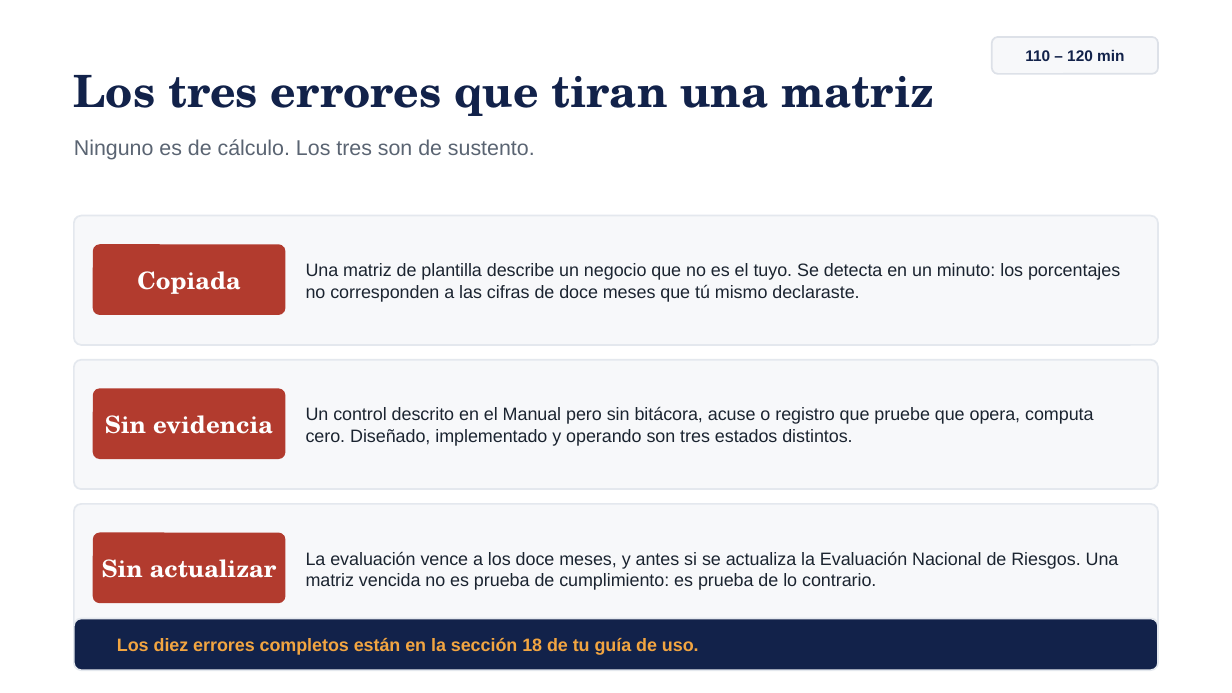
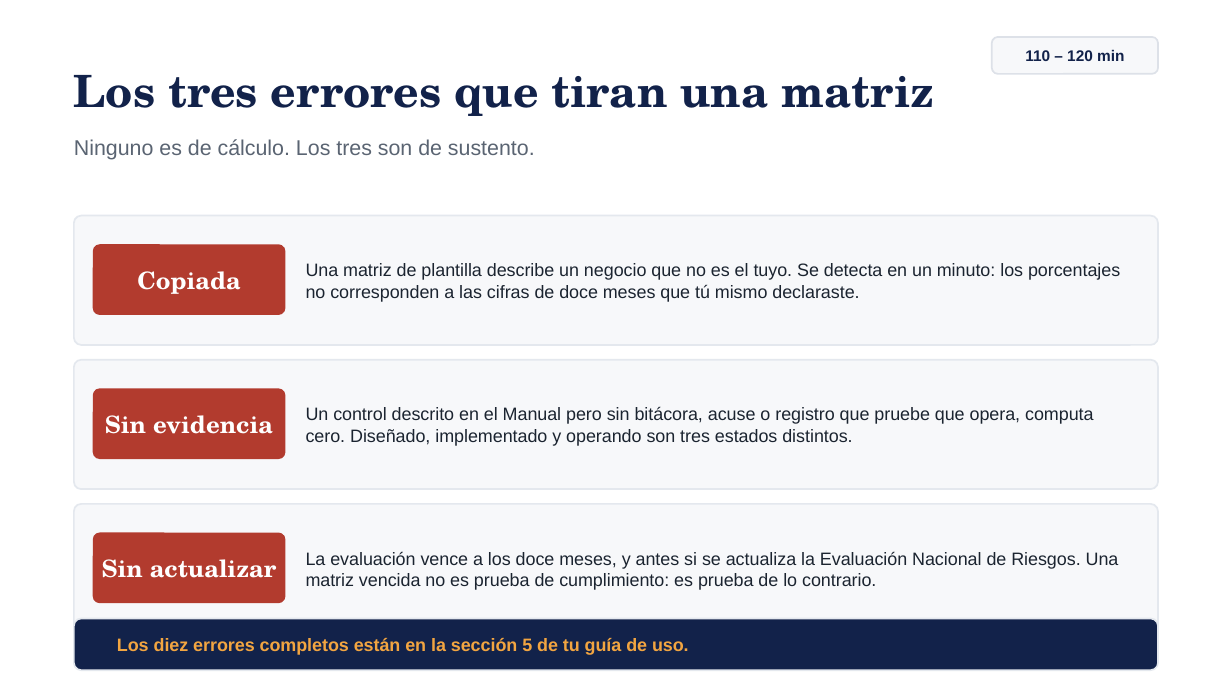
Before and after one commit to maribelvazquez/S01-TAV-IDENTIFICACION, a slide deck: slide 33 of s02/descargables/S02_ALU_01_Presentacion.pptx. Drawn at 1232x693 pixels with LibreOffice and Linux fonts; fonts in the diff are those of the drawing. Boxes give left, top, right and bottom in pixels: in the first picture for what was removed or moved away, otherwise in the second. Text is boxed around its words. In the diff, an @@ line names an element or a change of style, - is before the commit and + after.

```diff
--- a/s02/descargables/S02_ALU_01_Presentacion.pptx
+++ b/s02/descargables/S02_ALU_01_Presentacion.pptx
@@ text at <box>117,638,689,655</box>: text changed @@
-Los diez errores completos están en la sección 18 de tu guía de uso.
+Los diez errores completos están en la sección 5 de tu guía de uso.
```
Also in this commit, not shown: 9 other slides changed, 18 other files.
